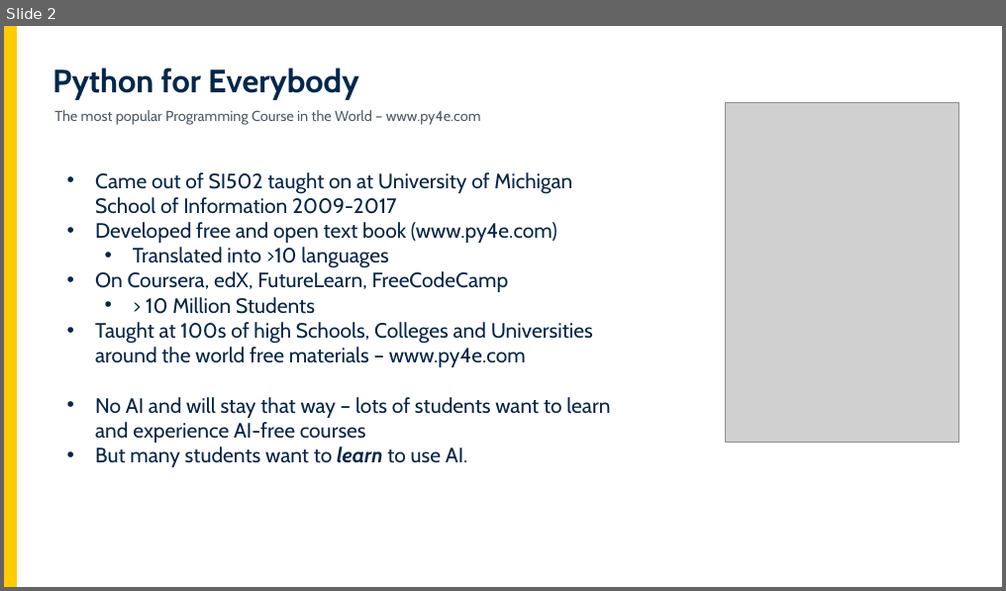
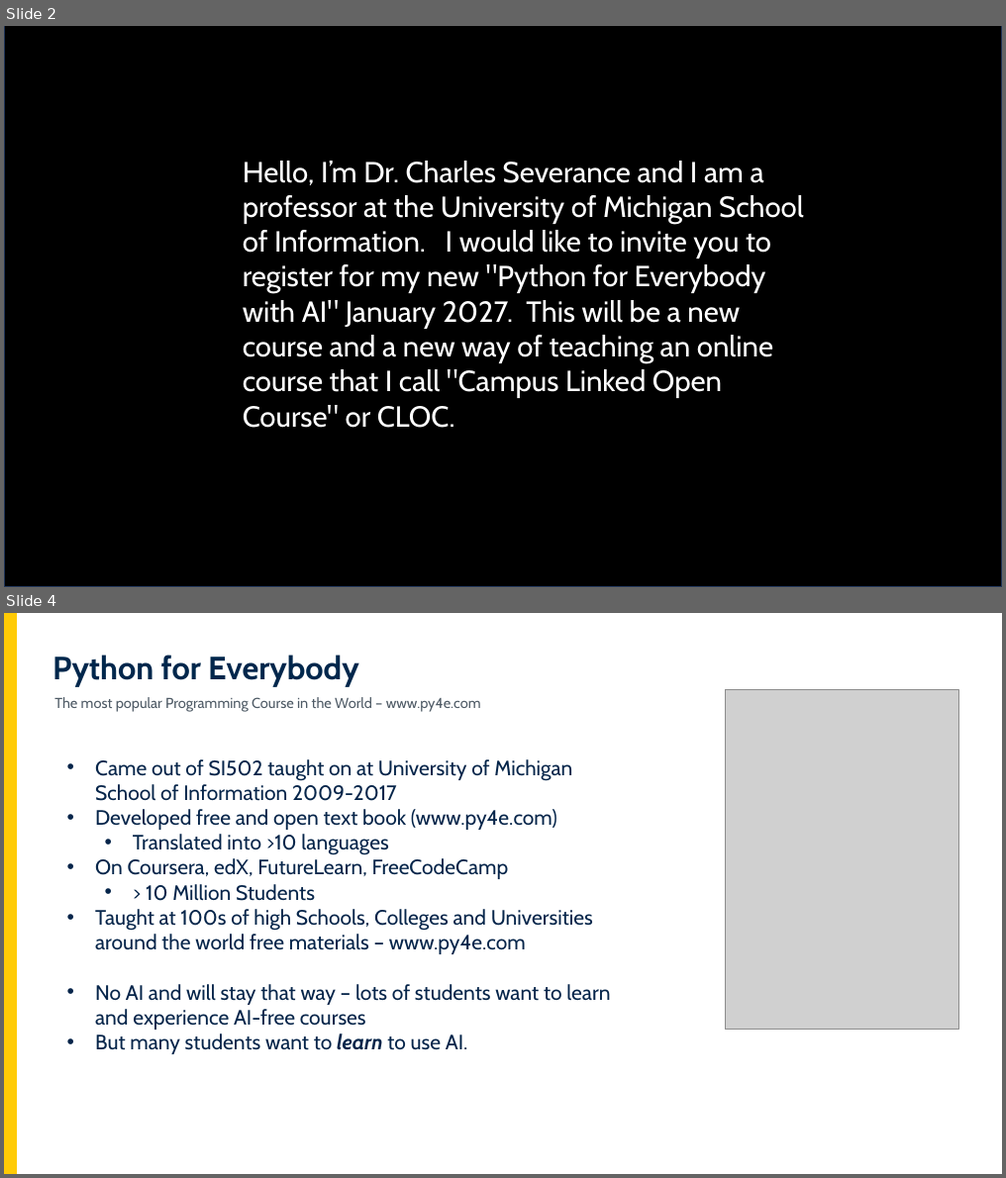
Before and after one commit to csev/talks, a slide deck: 2026/2026-10-30-Python_CLOC_Open_Course.pptx. Shown one above the other, each under a label of ours: slide 2 before the commit, slides 2 and 4 after it; the slides between them are not shown. The pictures are 1006x591 and 1006x1178 pixels, drawn with LibreOffice and Linux fonts; fonts in the diff are those of the drawing; grey boxes stand for pictures. Boxes give left, top, right and bottom in pixels: in the first picture for what was removed or moved away, otherwise in the second. Text is boxed around its words. In the diff, an @@ line names an element or a change of style, - is before the commit and + after.

```diff
--- a/2026/2026-10-30-Python_CLOC_Open_Course.pptx
+++ b/2026/2026-10-30-Python_CLOC_Open_Course.pptx
@@ slide 2 added at [4, 26, 1002, 587], background #FFFFFF @@
@@ rectangle added at [4, 26, 1002, 587], fill #000000, outline #1E3256 1 pt @@
@@ text added at [243, 161, 804, 428], 28 pt, text #FFFFFF @@
+Hello, I’m Dr. Charles Severance and I am a professor at the University of Michigan School of Information. I would like to invite you to register for my new "Python for Everybody with AI" January 2027. This will be a new course and a new way of teaching an online course that I call "Campus Linked Open Course" or CLOC.
@@ what was slide 2 is now slide 4 @@
```
Also in this commit, not shown: 5 slides changed, 1 other slide added, 1 slide removed.
